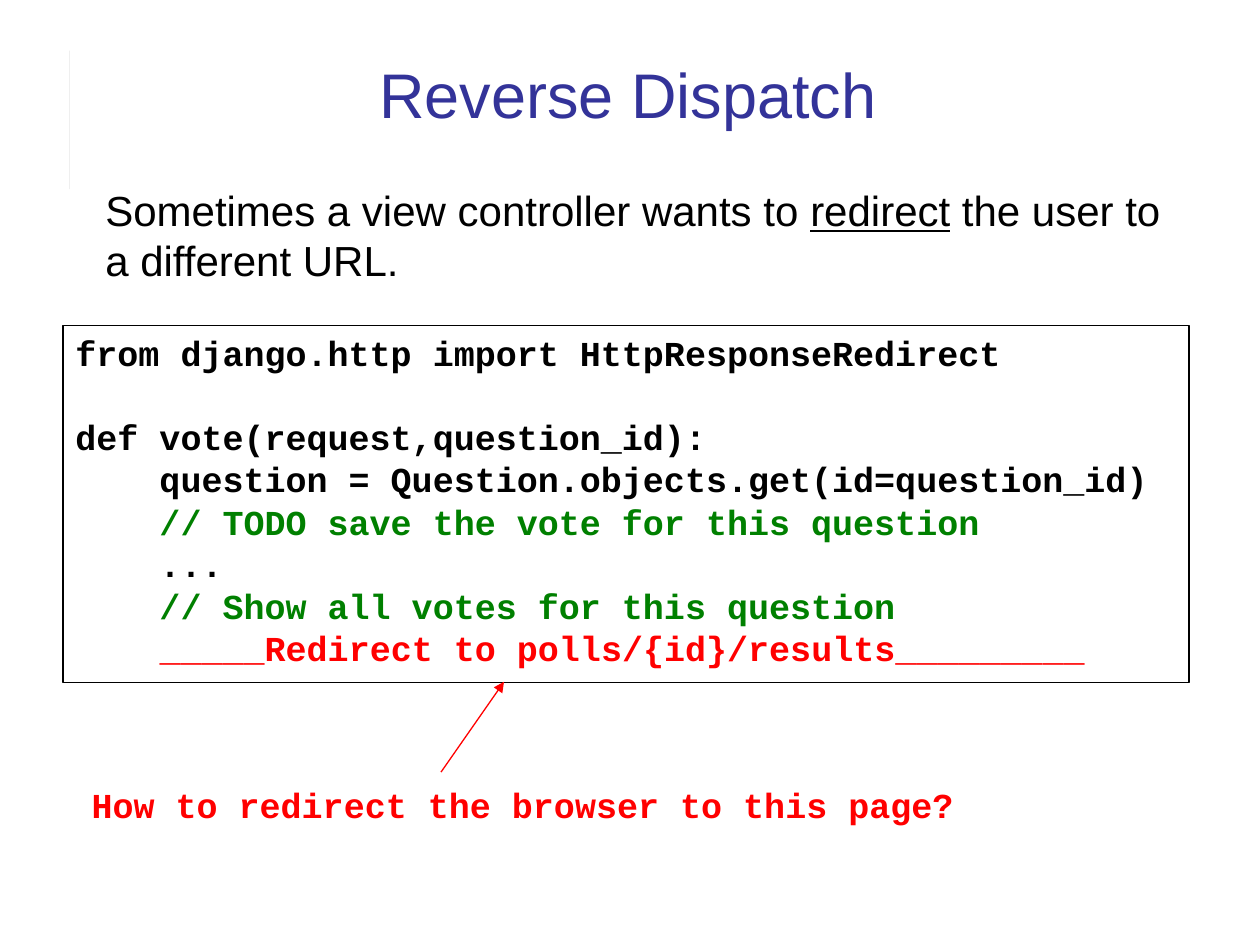
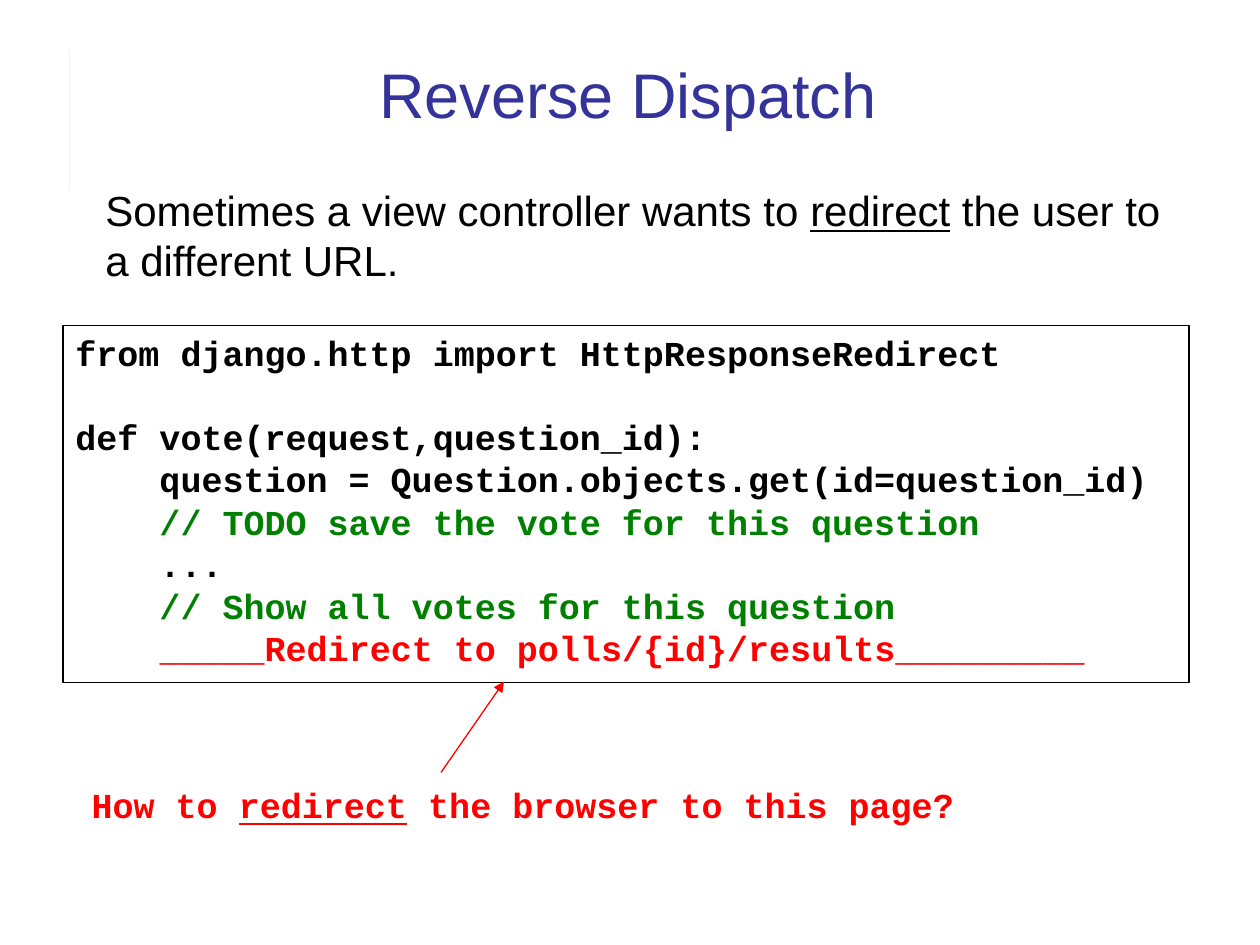
Before and after one commit to cpske/ISP, a slide deck: slide 14 of web/Django-review-1.ppt. Drawn at 1260x945 pixels with LibreOffice and Linux fonts; fonts in the diff are those of the drawing. Boxes give left, top, right and bottom in pixels: in the first picture for what was removed or moved away, otherwise in the second. Text is boxed around its words. In the diff, an @@ line names an element or a change of style, - is before the commit and + after.

```diff
--- a/web/Django-review-1.ppt
+++ b/web/Django-review-1.ppt
@@ text "How to redirect the browser ..." at (92,793,954,826): underline on in "redirect" @@
```
Also in this commit, not shown: 16 other slides changed, 3 other files.
